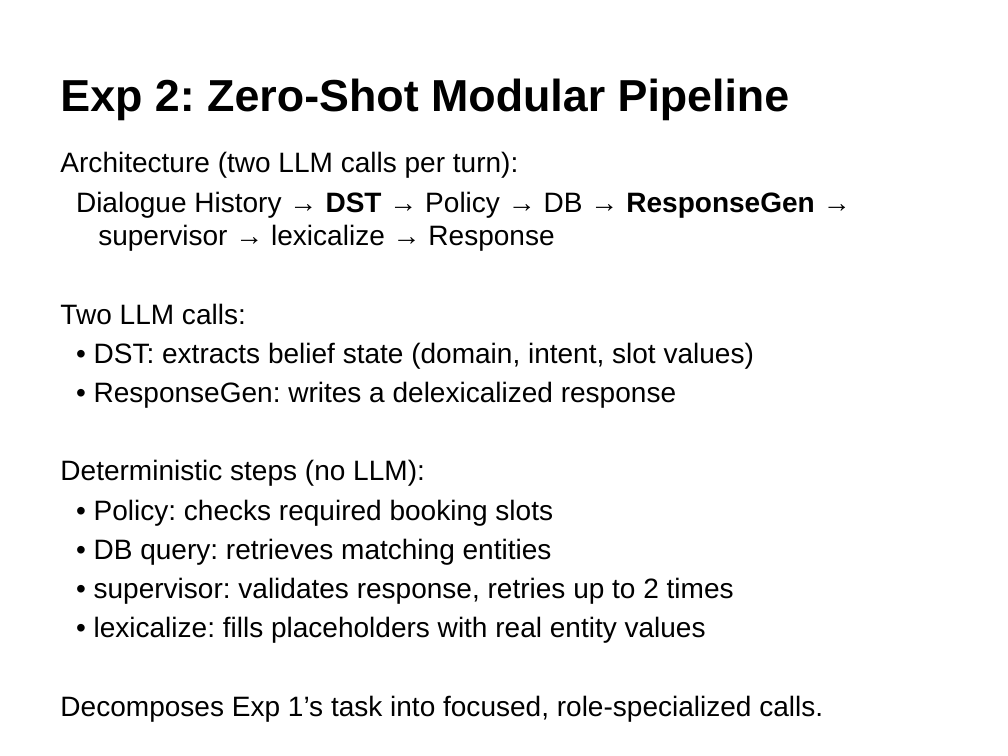
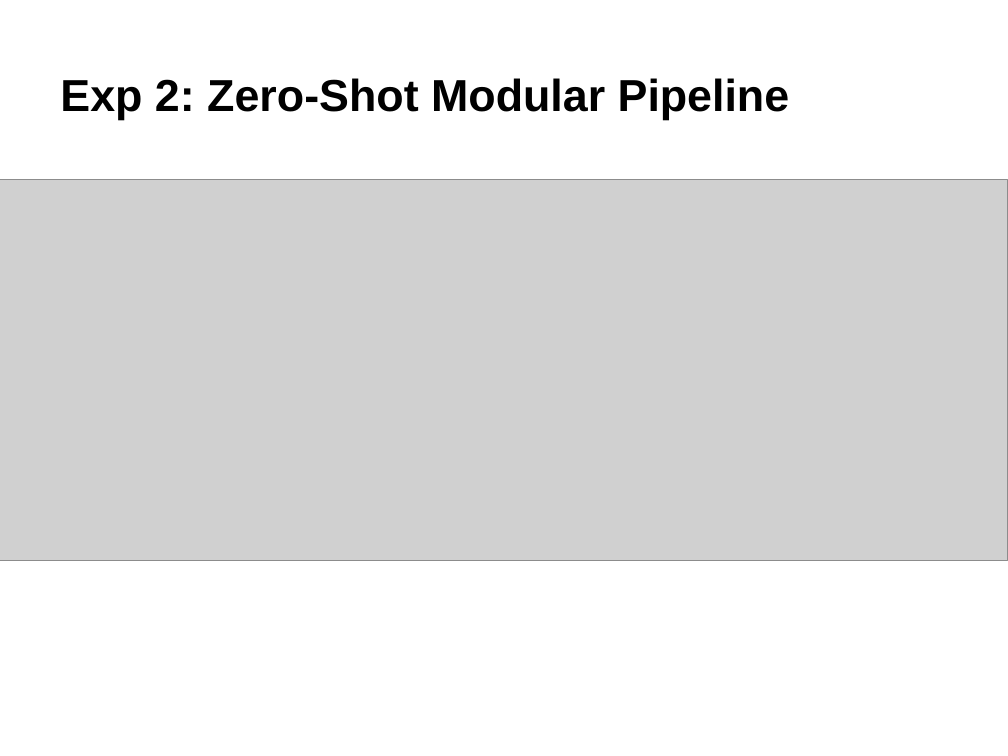
Before and after one commit to GiX007/mlp4cs, a slide deck: slide 8 of docs/presentation.pptx. Drawn at 1008x756 pixels with LibreOffice and Linux fonts; fonts in the diff are those of the drawing; grey boxes stand for pictures. Boxes give left, top, right and bottom in pixels: in the first picture for what was removed or moved away, otherwise in the second. Text is boxed around its words. In the diff, an @@ line names an element or a change of style, - is before the commit and + after.

```diff
--- a/docs/presentation.pptx
+++ b/docs/presentation.pptx
@@ picture added at bbox=[0, 179, 1008, 560] @@
@@ text removed at bbox=[60, 151, 823, 721] @@
-Architecture (two LLM calls per turn):
-Dialogue History → DST → Policy → DB → ResponseGen → supervisor → lexicalize → Response
-Two LLM calls:
-• DST: extracts belief state (domain, intent, slot values)
-• ResponseGen: writes a delexicalized response
-Deterministic steps (no LLM):
-• Policy: checks required booking slots
-• DB query: retrieves matching entities
-• supervisor: validates response, retries up to 2 times
-• lexicalize: fills placeholders with real entity values
-Decomposes Exp 1’s task into focused, role-specialized calls.
```
Also in this commit, not shown: 1 other slide changed, 1 slide added, 4 other files.
